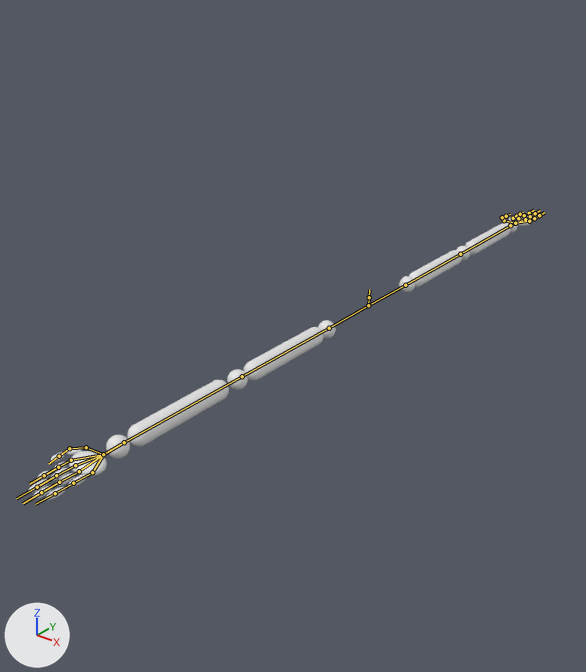
Two versions of the FBX model Assets/Meshes/Arms.fbx, one commit apart.
Camera for both pictures: a 50 mm lens placed at (47.9, -74.3, 38.6), pointed at (-11.5, 0.1, -7.5). Lighting does not change. The marker at lower left points along +X, +Y and +Z. The bones that bend it are drawn over the model as lines.
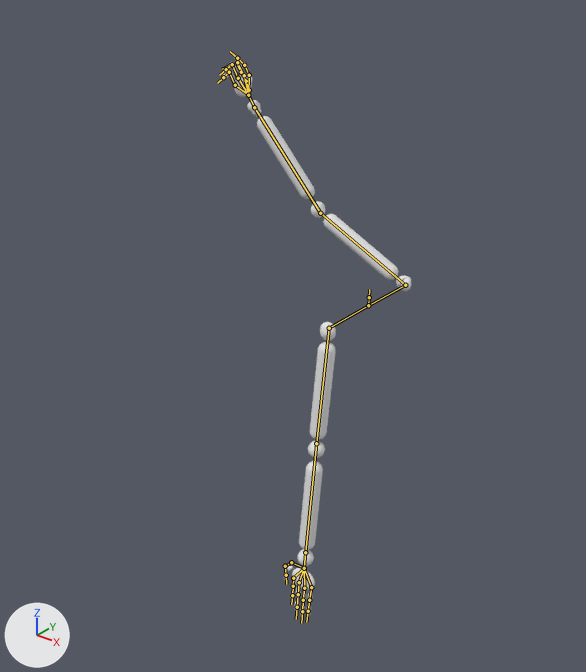
The newer file adds an action. The first version stands in its rest pose; the second is drawn at frame 17 of the action 'Armature|ArmatureAction'.

What the commit changed:
Bone 'Bone.002' (bone_bone_002) turns from (0, 0, 0) to (-82, 0, 0) degrees about its own x, y and z.
Bone 'Bone.021' (bone_bone_021) turns from (0, 0, 0) to (30, -3, 95) degrees about its own x, y and z.
Bone 'Bone.022' (bone_bone_022) turns from (0, 0, 0) to (22, -2, 0) degrees about its own x, y and z.
Bone 'Bone.023' (bone_bone_023) turns from (0, 0, 0) to (-42, 95, -49) degrees about its own x, y and z.
Bone 'Bone.024' (bone_bone_024) turns from (0, 0, 0) to (-44, 2, 1) degrees about its own x, y and z.
Bone 'Bone.029' (bone_bone_029) turns from (0, 0, 0) to (-42, 4, -5) degrees about its own x, y and z.
Bone 'Bone.032' (bone_bone_032) turns from (0, 0, 0) to (-103, -1, -9) degrees about its own x, y and z.
Bone 'Bone.035' (bone_bone_035) turns from (0, 0, 0) to (-112, 0, -12) degrees about its own x, y and z.
Bone 'Bone.038' (bone_bone_038) turns from (0, 0, 0) to (-114, -1, -11) degrees about its own x, y and z.

Changed parts and their boxes (x1, y1, x2, y2) in the pictures (586 x 672 px):
'Sphere.013', posed (63% narrower, 94% taller)
    before: (29, 211, 542, 500)
    after: (221, 55, 411, 617)
bone 'Bone.002', root to tip
    before: (329, 328) to (242, 376)
    after: (329, 328) to (316, 443)
bone 'Bone.021', root to tip
    before: (405, 285) to (460, 254)
    after: (405, 285) to (320, 213)
bone 'Bone.022', root to tip
    before: (460, 254) to (510, 225)
    after: (320, 213) to (254, 107)
bone 'Bone.023', root to tip
    before: (510, 225) to (515, 223)
    after: (254, 107) to (248, 95)
bone 'Bone.024', root to tip
    before: (515, 223) to (504, 220)
    after: (248, 95) to (249, 90)
bone 'Bone.029', root to tip
    before: (516, 216) to (520, 214)
    after: (244, 65) to (237, 58)
bone 'Bone.032', root to tip
    before: (524, 215) to (529, 213)
    after: (237, 62) to (230, 65)
bone 'Bone.035', root to tip
    before: (530, 216) to (535, 213)
    after: (232, 64) to (226, 69)
bone 'Bone.038', root to tip
    before: (534, 218) to (539, 215)
    after: (229, 72) to (223, 77)
